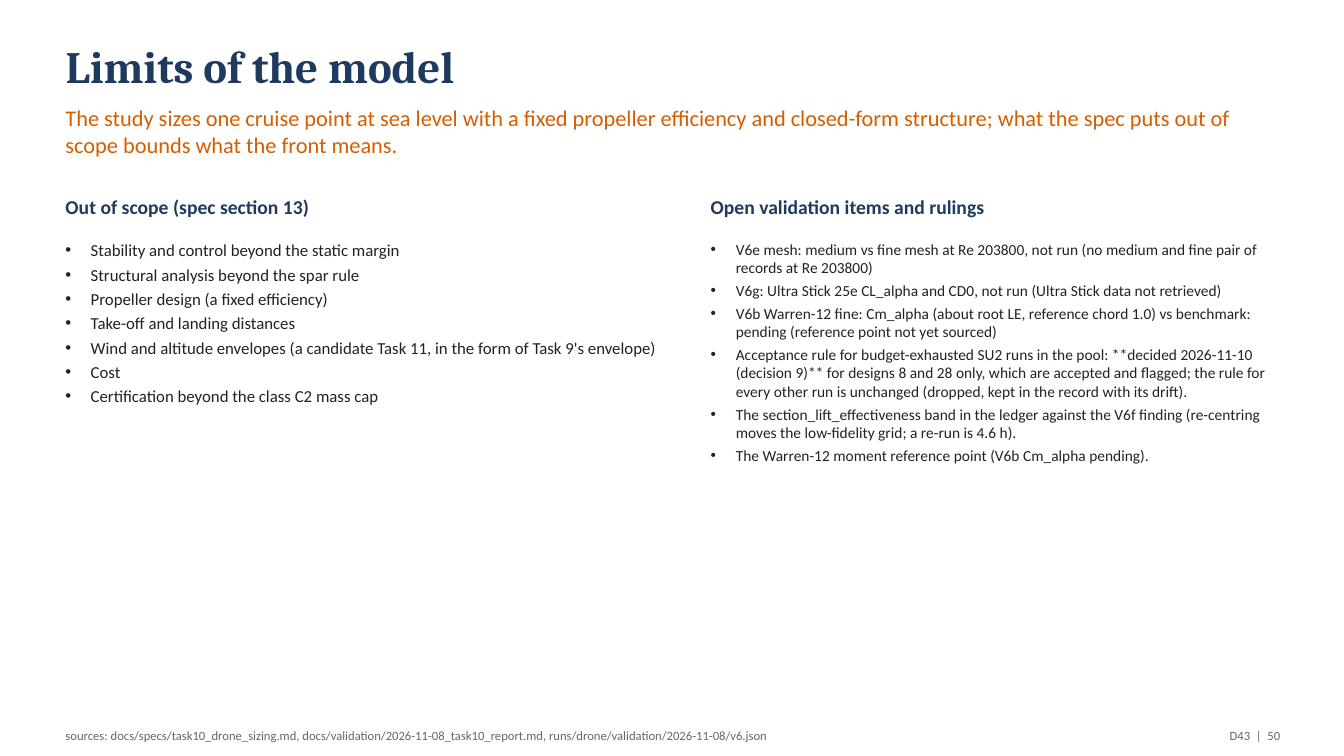
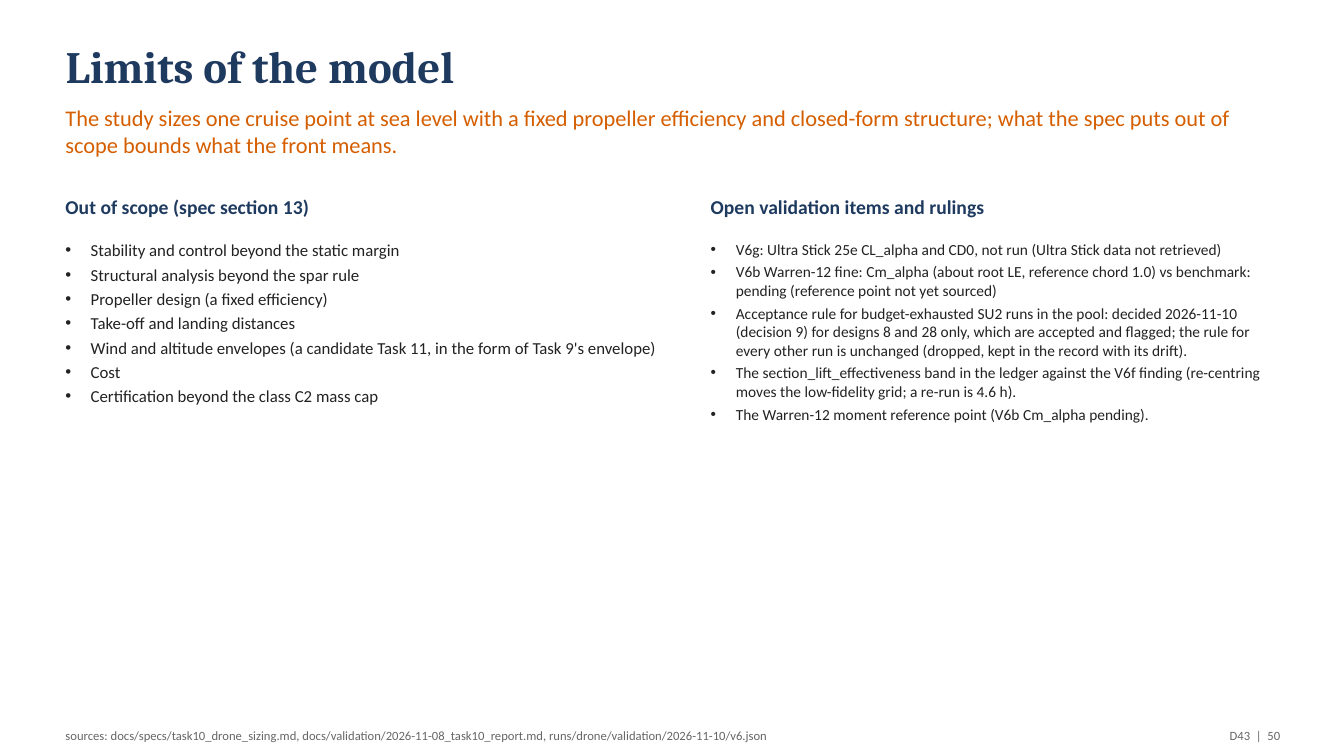
Before and after one commit to emarinhoss/ai-engineering, a slide deck: slide 50 of docs/talk/deck_drone.pptx. Drawn at 1344x756 pixels with LibreOffice and Linux fonts; fonts in the diff are those of the drawing. Boxes give left, top, right and bottom in pixels: in the first picture for what was removed or moved away, otherwise in the second. Text is boxed around its words. In the diff, an @@ line names an element or a change of style, - is before the commit and + after.

```diff
--- a/docs/talk/deck_drone.pptx
+++ b/docs/talk/deck_drone.pptx
@@ text at bbox=[736, 244, 1257, 275]: paragraph removed @@
-• V6e mesh: medium vs fine mesh at Re 203800, not run (no medium and fine pair of records at Re 203800)
@@ text at bbox=[736, 308, 1250, 359]: text changed @@
-• Acceptance rule for budget-exhausted SU2 runs in the pool: **decided 2026-11-10 (decision 9)** for designs 8 and 28 only, which are accepted and flagged; the rule for every other run is unchanged (dropped, kept in the record with its drift).
+• Acceptance rule for budget-exhausted SU2 runs in the pool: decided 2026-11-10 (decision 9) for designs 8 and 28 only, which are accepted and flagged; the rule for every other run is unchanged (dropped, kept in the record with its drift).
@@ text at bbox=[65, 731, 767, 742]: text changed @@
-sources: docs/specs/task10_drone_sizing.md, docs/validation/2026-11-08_task10_report.md, runs/drone/validation/2026-11-08/v6.json
+sources: docs/specs/task10_drone_sizing.md, docs/validation/2026-11-08_task10_report.md, runs/drone/validation/2026-11-10/v6.json
```
Also in this commit, not shown: 19 other slides changed, 21 other files.
